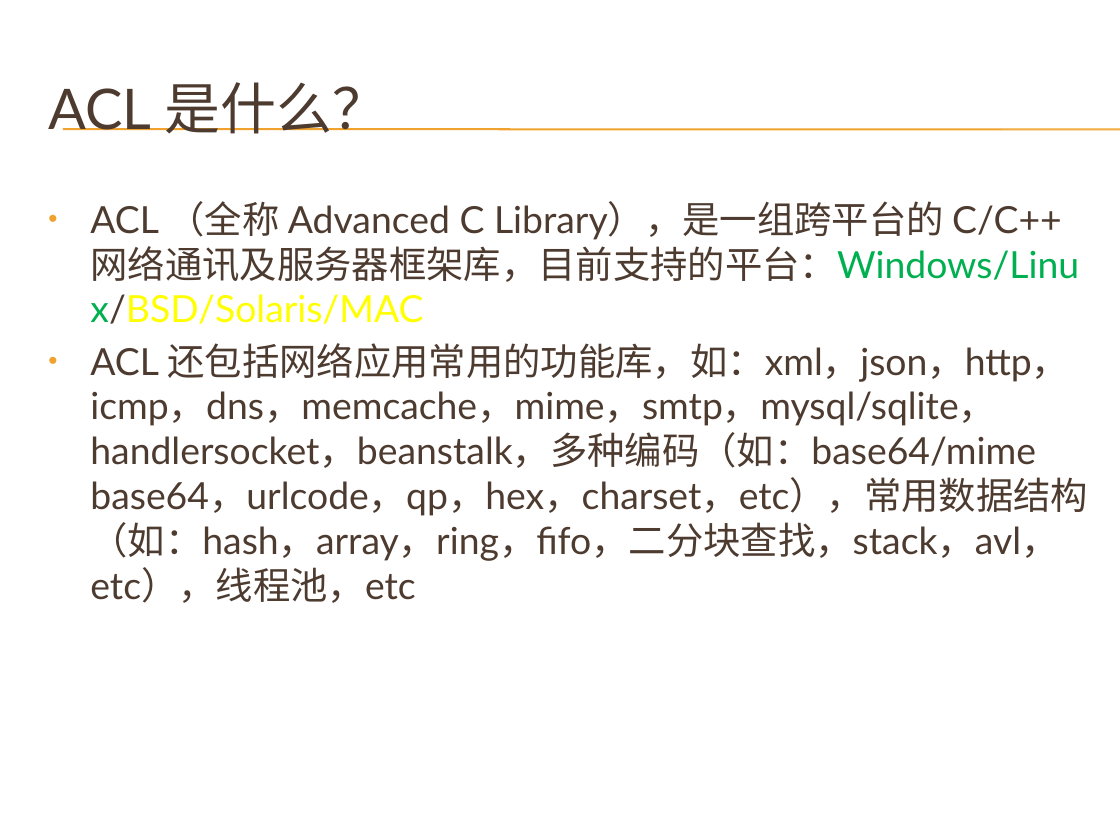
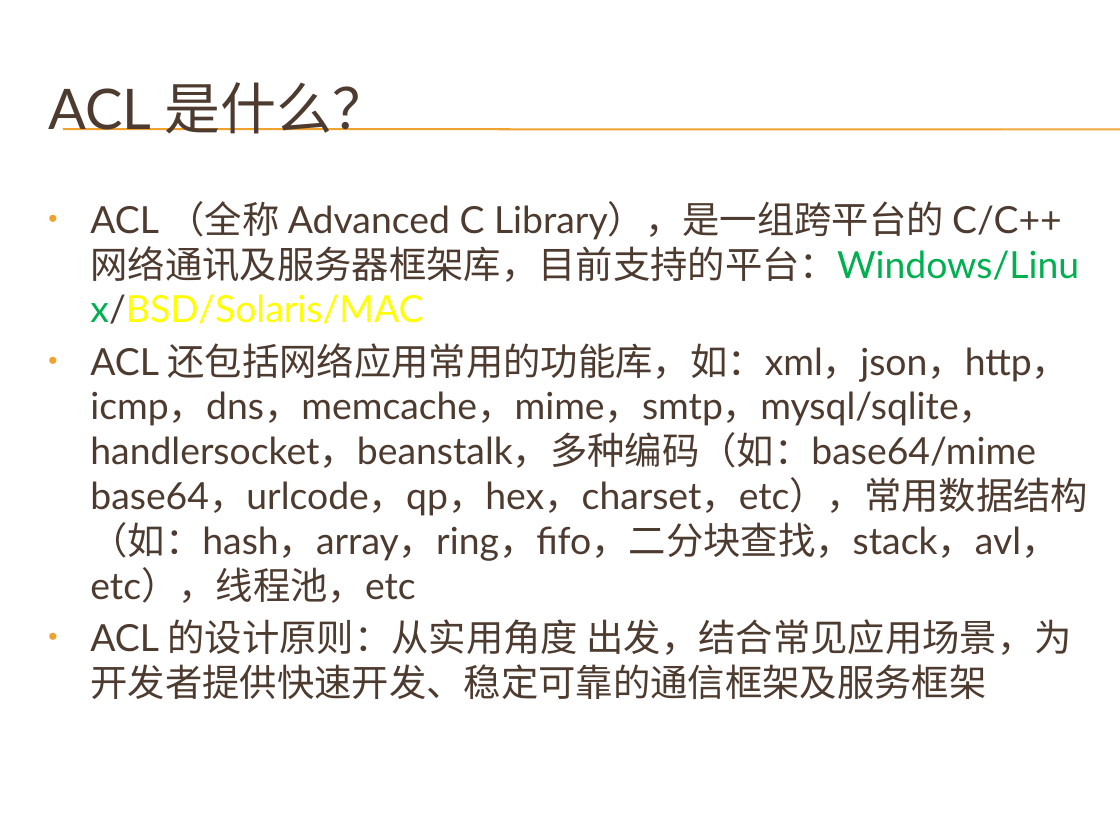
Before and after one commit to cnsuhao/developkit-acl, a slide deck: slide 3 of doc/acl.pptx. Drawn at 1120x840 pixels with LibreOffice and Linux fonts; fonts in the diff are those of the drawing; background and template pictures are left out. Boxes give left, top, right and bottom in pixels: in the first picture for what was removed or moved away, otherwise in the second. Text is boxed around its words. In the diff, an @@ line names an element or a change of style, - is before the commit and + after.

```diff
--- a/doc/acl.pptx
+++ b/doc/acl.pptx
@@ text at <box>90,619,1072,699</box>: paragraph added @@
+• ACL 的设计原则：从实用角度 出发，结合常见应用场景，为开发者提供快速开发、稳定可靠的通信框架及服务框架
```
Also in this commit, not shown: 8 other slides changed, 10 slides added.
